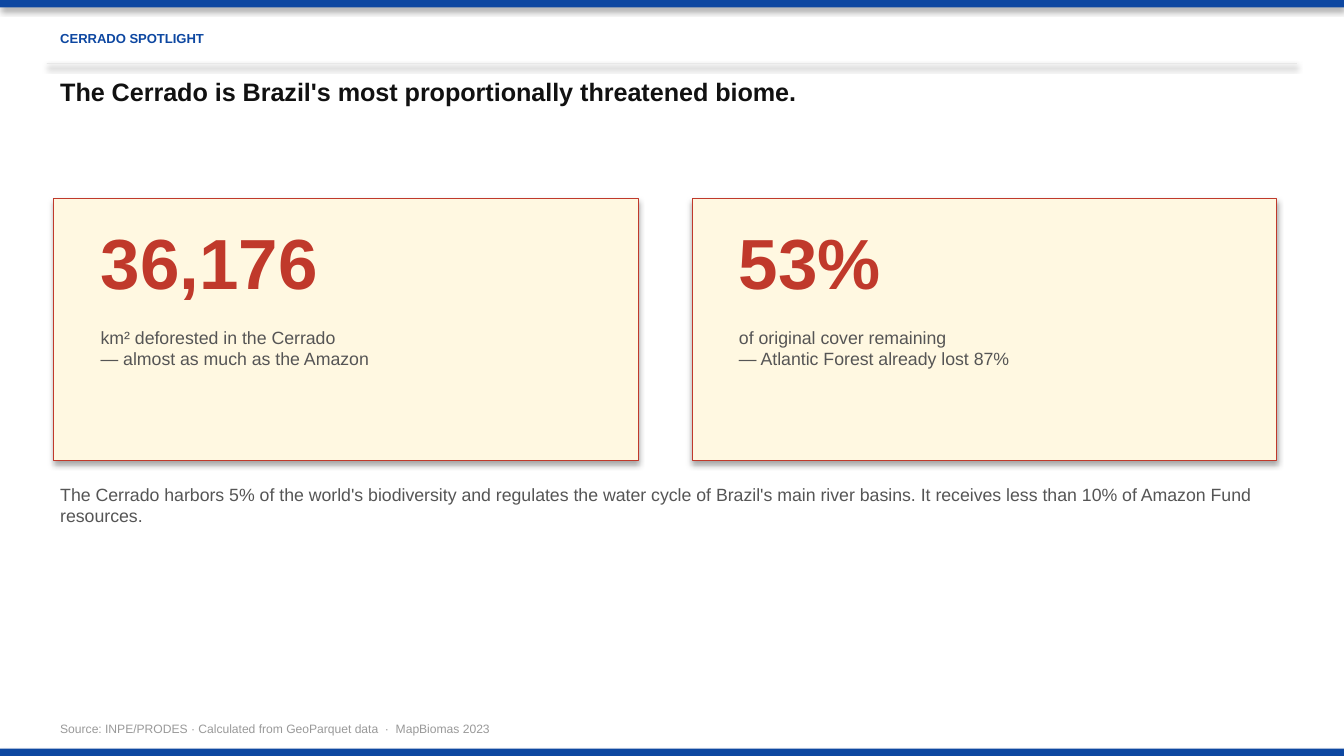
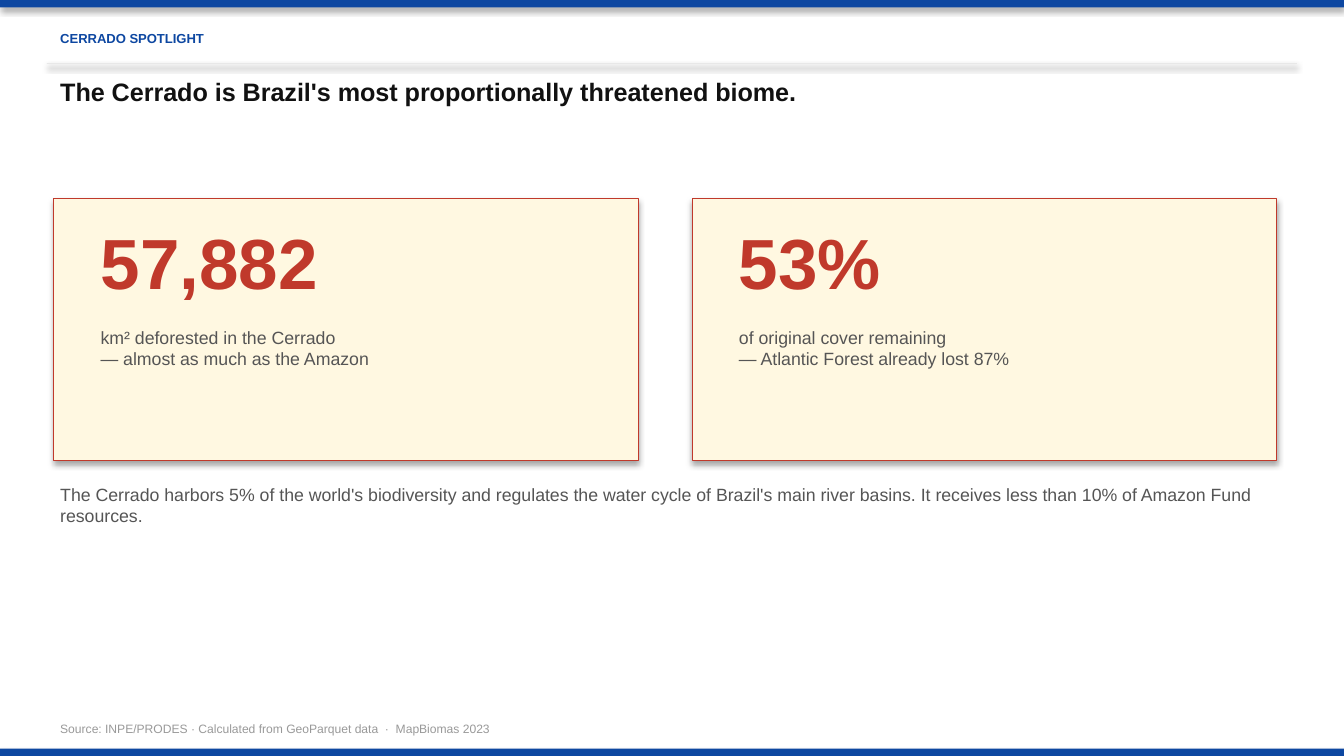
Before and after one commit to abrandaojr/terrabrasilis-inpe-downloader, a slide deck: slide 19 of PRODES_Press_Briefing.pptx (slide 15 before the commit). Drawn at 1344x756 pixels with LibreOffice and Linux fonts; fonts in the diff are those of the drawing. Boxes give left, top, right and bottom in pixels: in the first picture for what was removed or moved away, otherwise in the second. Text is boxed around its words. In the diff, an @@ line names an element or a change of style, - is before the commit and + after.

```diff
--- a/PRODES_Press_Briefing.pptx
+++ b/PRODES_Press_Briefing.pptx
@@ text at box(101, 239, 318, 300): text changed @@
-36,176
+57,882
```
Also in this commit, not shown: 1 other slide changed, 6 slides added, 6 other files.
